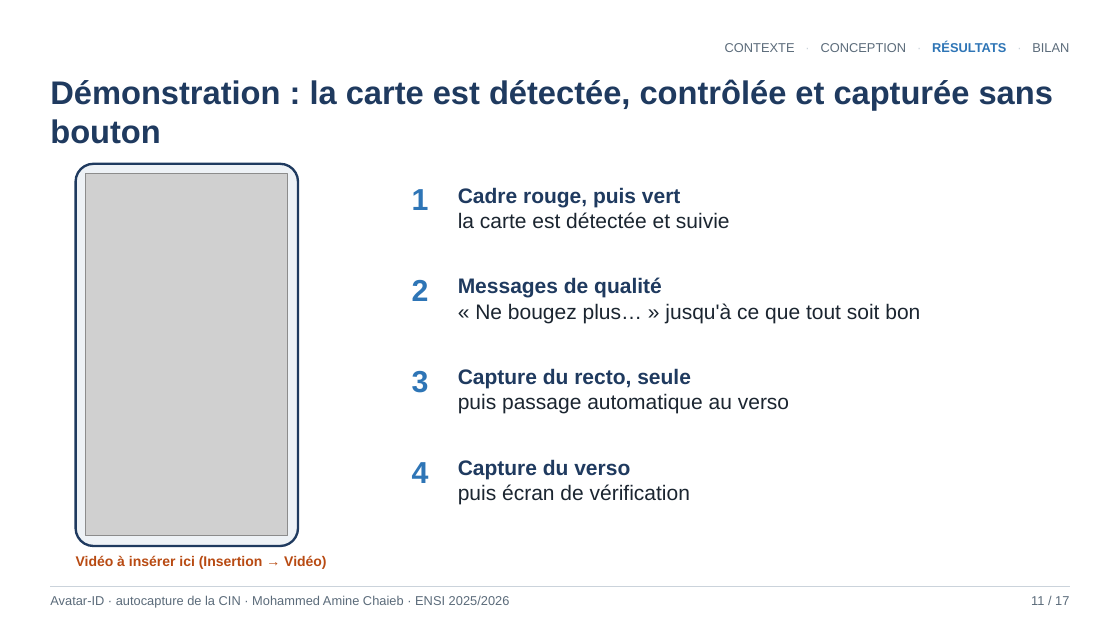
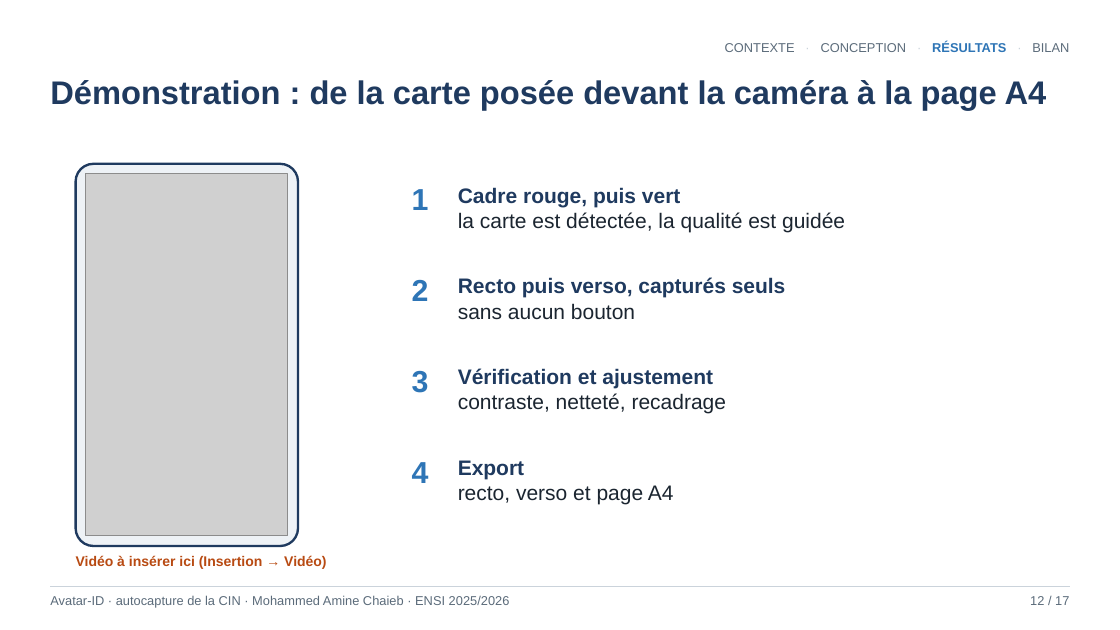
Before and after one commit to mohammedaminechaieb/detection_cin, a slide deck: slide 12 of Soutenance_Stage_ENSI_Final.pptx (slide 11 before the commit). Drawn at 1120x630 pixels with LibreOffice and Linux fonts; fonts in the diff are those of the drawing; grey boxes stand for pictures. Boxes give left, top, right and bottom in pixels: in the first picture for what was removed or moved away, otherwise in the second. Text is boxed around its words. In the diff, an @@ line names an element or a change of style, - is before the commit and + after.

```diff
--- a/Soutenance_Stage_ENSI_Final.pptx
+++ b/Soutenance_Stage_ENSI_Final.pptx
@@ text at (50,80,1047,109): text changed @@
-Démonstration : la carte est détectée, contrôlée et capturée sans bouton
+Démonstration : de la carte posée devant la caméra à la page A4
@@ text at (458,212,845,232): text changed @@
-la carte est détectée et suivie
+la carte est détectée, la qualité est guidée
@@ text at (458,277,786,320): text changed; text colour #1B2530 to #1F3A5F; bold on @@
-Messages de qualité
-« Ne bougez plus… » jusqu'à ce que tout soit bon
+Recto puis verso, capturés seuls
+sans aucun bouton
@@ text at (458,368,727,414): text changed @@
-Capture du recto, seule
-puis passage automatique au verso
+Vérification et ajustement
+contraste, netteté, recadrage
@@ text at (458,460,674,505): text changed @@
-Capture du verso
-puis écran de vérification
+Export
+recto, verso et page A4
@@ text at (1030,596,1069,605): text changed @@
-11 / 17
+12 / 17
```
Also in this commit, not shown: 1 other slide changed, 7 other files.
